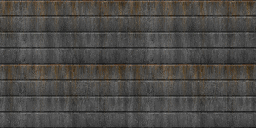
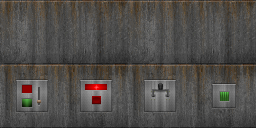
Layer changes from the first 256 x 128 image to the second:
added group "Switches on" with 4 layers above "Switches off" over <box>16,80,236,112</box>
added layer "SW1S1" in group "Switches on" over <box>16,80,48,112</box>
added layer "SW2S1" in group "Switches on" over <box>80,80,112,112</box>
added layer "SW3S1" in group "Switches on" over <box>144,80,176,112</box>
added layer "SW4S1" in group "Switches on" over <box>212,84,236,108</box>
showed "CGWALLU15" over <box>0,0,256,128</box>
hid "CGWALMU16" over <box>0,0,256,128</box>
